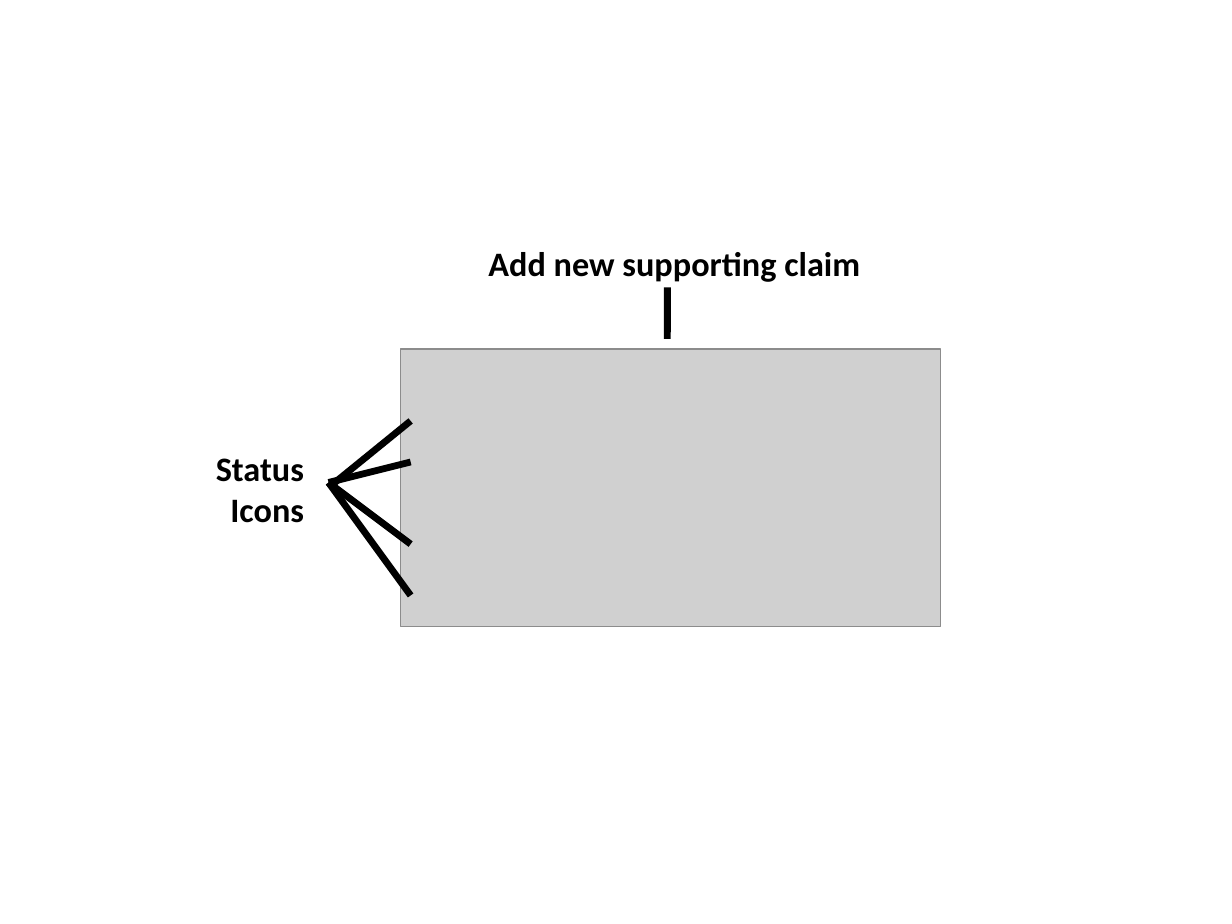
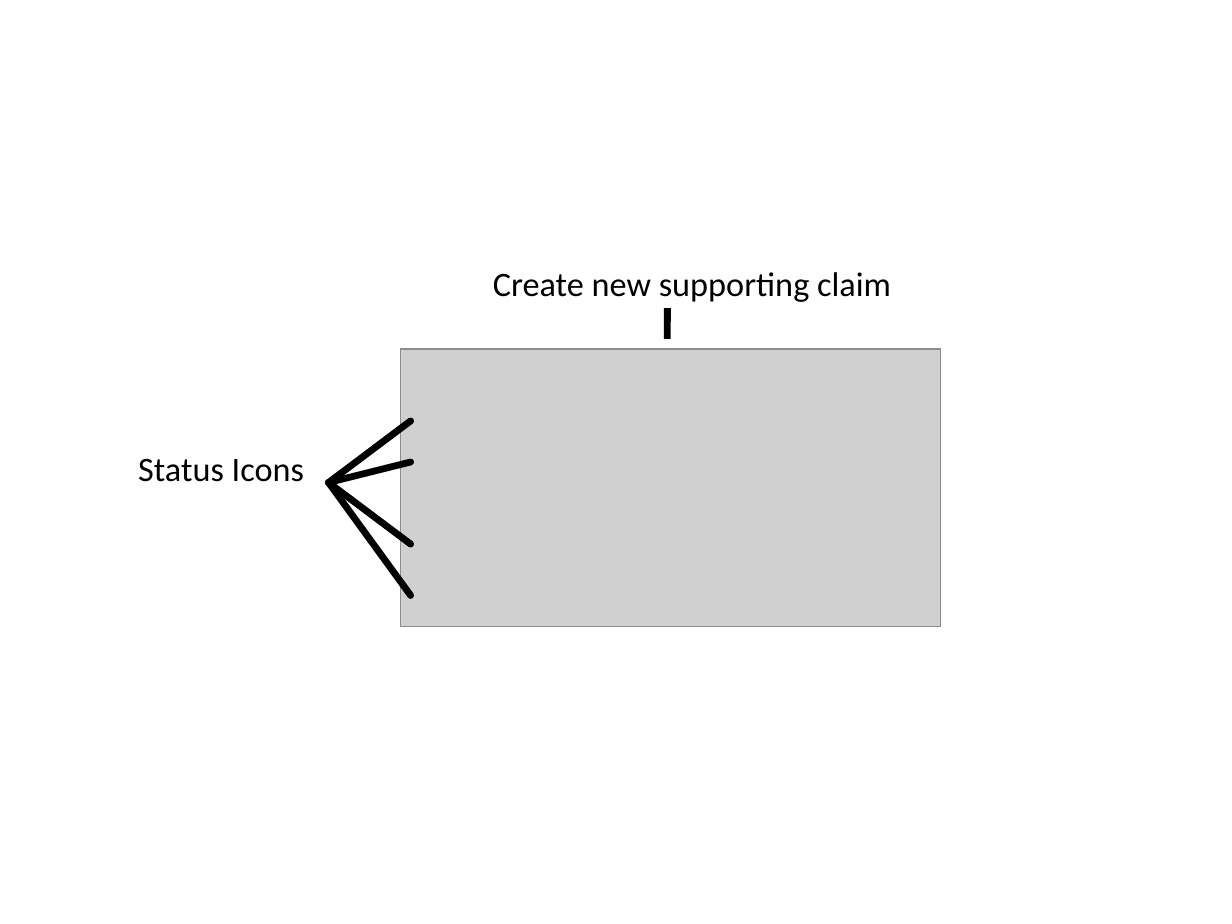
Before and after one commit to robennals/think-link, a slide deck: slide 3 of papers/diagrams.pptx. Drawn at 1232x924 pixels with LibreOffice and Linux fonts; fonts in the diff are those of the drawing; grey boxes stand for pictures. Boxes give left, top, right and bottom in pixels: in the first picture for what was removed or moved away, otherwise in the second. Text is boxed around its words. In the diff, an @@ line names an element or a change of style, - is before the commit and + after.

```diff
--- a/papers/diagrams.pptx
+++ b/papers/diagrams.pptx
@@ text at (x1=493, y1=272, x2=891, y2=302): text changed; bold off @@
-Add new supporting claim
+Create new supporting claim
@@ line moved from (668, 287) - (668, 339) to (668, 308) - (668, 339) @@
@@ text "Status Icons" at (x1=138, y1=458, x2=304, y2=482): bold off @@
@@ line moved from (329, 488) - (410, 421) to (329, 483) - (410, 421) @@
```
Also in this commit, not shown: 1 slide added, 6 other files.
